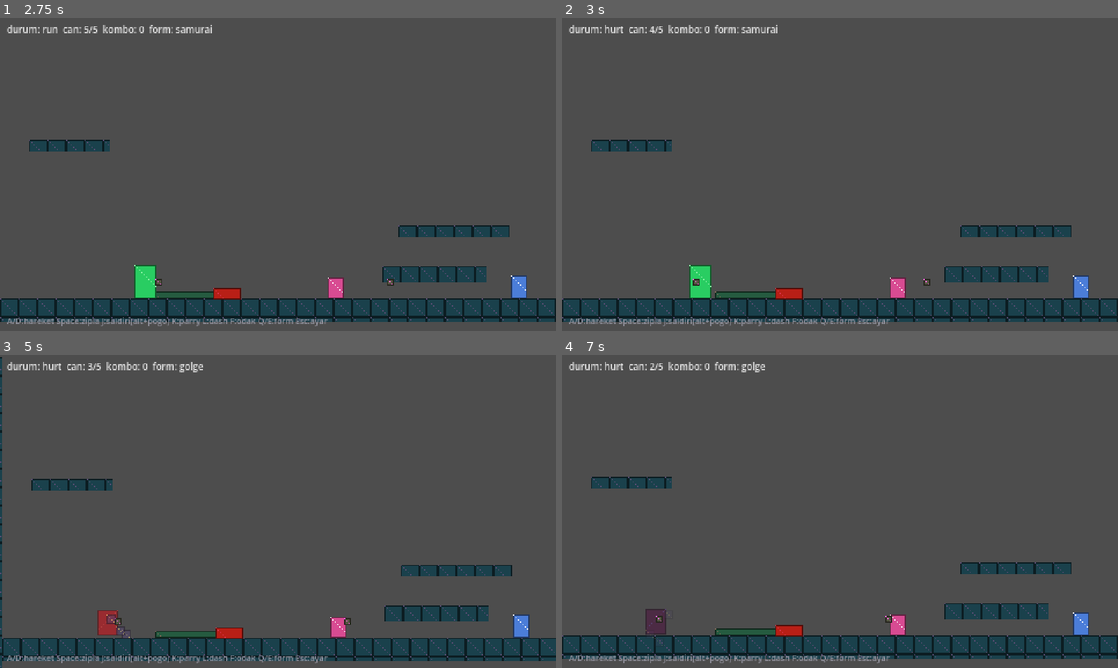
Above: before the commit, frames 1-4 (two rows, left to right).
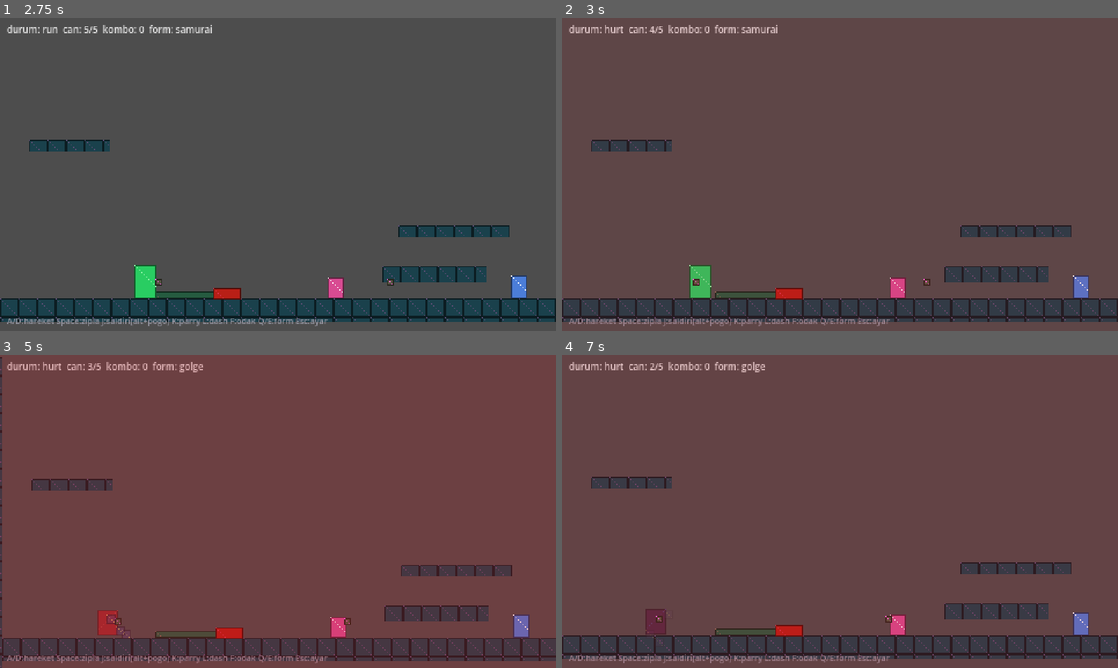
Above: after the commit, the same moments.

Repository: Eruldin/Honor-Meselesi
Game: Godot game, scene res://src/levels/test_room/TestRoom.tscn
The game is run twice, just before and just after one commit, with the same random seed, the same clock (stepped at 60 frames per second) and the same inputs. This scene is started directly instead of the project's main scene.
Inputs (mouse positions are in pixels of both pictures, inside the frame that each line leads up to):
- Up to frame 1 (2.75 s): tap Enter at 0.5 s; move the mouse to (400, 158) at 0.52 s; hold D (move_right) 0.53-1.25 s; tap J (attack) at 0.6 s; click (400, 158) at 0.67 s; tap Space (jump) at 0.77, 2 s; drag from (166, 190) to (183, 287) at 1.27 s; move the mouse to (333, 105) at 2.02 s; hold D (move_right) from 2.03 s (still down); tap F (focus) at 2.1 s; click (333, 105) at 2.17 s
- Up to frame 2 (3 s): release D (move_right) at 2.75 s; drag from (812, 237) to (706, 287) at 2.77 s
- Up to frame 3 (5 s): move the mouse to (444, 558) at 3.52 s; hold A (move_left) 3.53-4.25 s; tap Q (form_prev) at 3.6 s; click (444, 558) at 3.67 s; tap Space (jump) at 3.77 s; drag from (111, 464) to (100, 624) at 4.27 s
- Up to frame 4 (7 s): move the mouse to (867, 511) at 5.02 s; hold S (move_down) 5.03-5.75 s; hold Shift 5.03-5.75 s; click (867, 511) at 5.17 s; drag from (756, 433) to (667, 639) at 5.77 s; move the mouse to (962, 495) at 6.52 s; hold W (move_up) from 6.53 s (still down); tap Ctrl at 6.6 s; click (962, 495) at 6.67 s; tap Space (jump) at 6.77 s

Frame 1 is identical in both runs. In frame 2, 2.5% of the frame differs, in the area x 0-100%, y 2-98%; in frame 3, 99%, in the area x 0-100%, y 0-100%; in frame 4, 10%.

Commit message:
oyuncu hasari: ekran kenari kirmizi yanip soner — hasar hissi (Souls vignette)
Co-Authored-By: Devin AI <158243242+devin-ai-integration[bot]@users.noreply.github.com>

Diff:
--- a/src/fx/fx_listener.gd
+++ b/src/fx/fx_listener.gd
@@ -6,6 +6,8 @@
 @export var camera_path: NodePath
 
 var _ts_token := 0
+var _hurt_layer: CanvasLayer
+var _hurt_rect: ColorRect
 
 
 func _ready() -> void:
@@ -62,8 +64,31 @@
 			&"fx/bighit" if heavy else &"fx/smallhit", 26.0 if heavy else 18.0)
 		_burst((target as Node2D).global_position, 3,
 			Color(1.0, 0.9, 0.5), 26.0, 0.22)
-		if not target.is_in_group(&"player"):
+		if target.is_in_group(&"player"):
+			_hurt_vignette()
+		else:
 			_soul_wisp((target as Node2D).global_position)
+
+
+## Oyuncu hasar alinca ekran kirmizi yanip soner — hasar hissi (Souls-vari).
+func _hurt_vignette() -> void:
+	if _hurt_layer == null:
+		_hurt_layer = CanvasLayer.new()
+		_hurt_layer.layer = 40
+		var scene := get_tree().current_scene
+		if scene == null:
+			scene = self
+		scene.add_child(_hurt_layer)
+		_hurt_rect = ColorRect.new()
+		_hurt_rect.color = Color(0.85, 0.08, 0.12)
+		_hurt_rect.modulate.a = 0.0
+		_hurt_rect.set_anchors_preset(Control.PRESET_FULL_RECT)
+		_hurt_rect.mouse_filter = Control.MOUSE_FILTER_IGNORE
+		_hurt_layer.add_child(_hurt_rect)
+	_hurt_rect.modulate.a = 0.3
+	var tw := _hurt_rect.create_tween()
+	tw.set_ignore_time_scale(true)
+	tw.tween_property(_hurt_rect, "modulate:a", 0.0, 0.4)
 
 
 ## Oyuncu disindaki vurusa +1 ruh: HUD ruh olcegi kosesine ucan cyan zerrecik.
